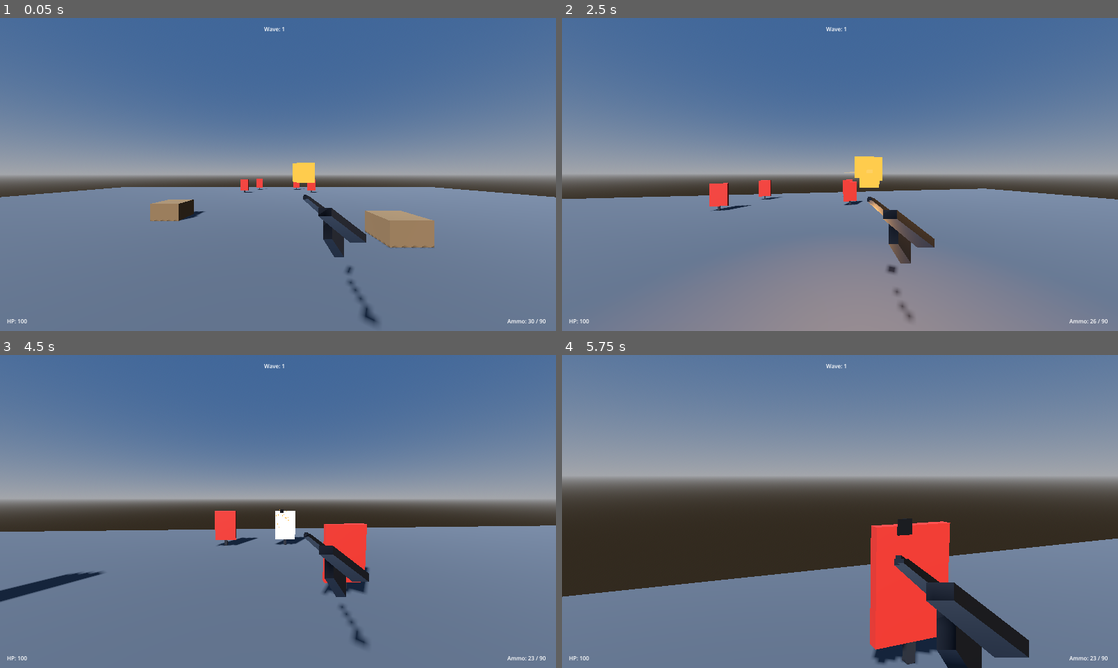
Above: before the commit, frames 1-4 (two rows, left to right).
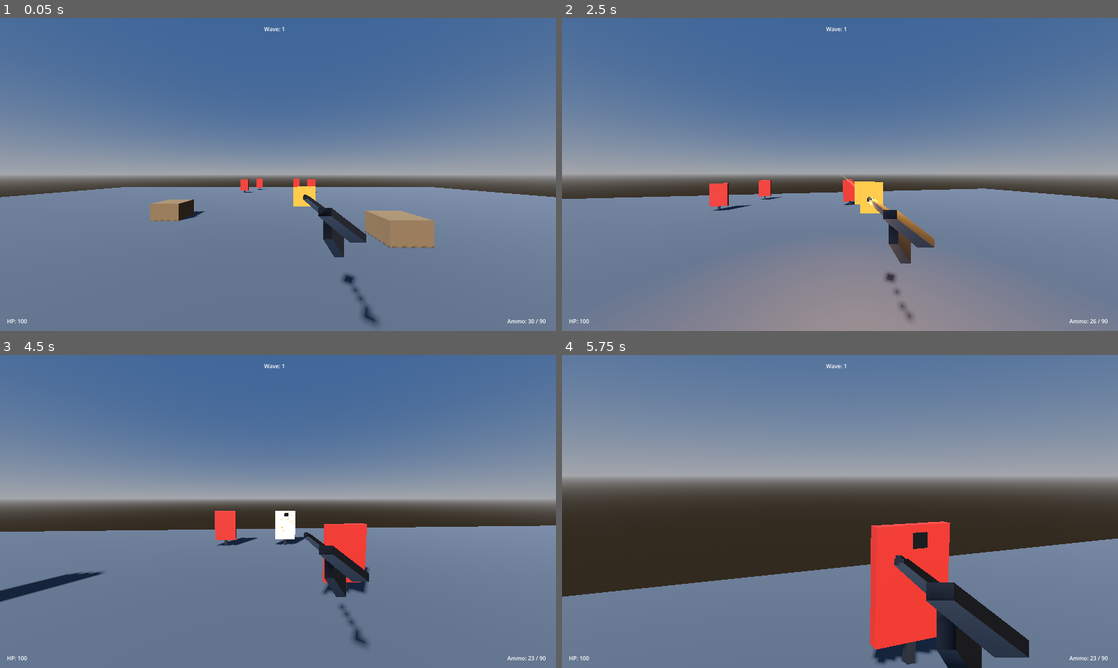
Above: after the commit, the same moments.

Repository: jou3706/last-loop
Game: Godot game, scene res://scenes/main.tscn
The game is run twice, just before and just after one commit, with the same random seed, the same clock (stepped at 60 frames per second) and the same inputs.
Inputs (mouse positions are in pixels of both pictures, inside the frame that each line leads up to):
- Up to frame 1 (0.05 s): no input
- Up to frame 2 (2.5 s): move the mouse to (867, 174) at 0.52 s; hold Right mouse button (aim) 0.53-1.28 s; hold W (move_forward) from 0.53 s (still down); tap Space (jump) at 0.77, 1.52 s; move the mouse to (812, 174) at 1.27 s; right-click (812, 174) at 1.35 s; move the mouse to (851, 168) at 2.02 s; press the mouse at (851, 168) at 2.03 s; right-click (851, 168) at 2.3 s
- Up to frame 3 (4.5 s): keep holding W (move_forward); move the mouse to (272, 517) at 2.77 s; release the mouse at (272, 517) at 2.78 s; right-click (272, 517) at 2.85 s; tap Space (jump) at 3.02, 3.77 s; move the mouse to (316, 514) at 3.52 s; hold Right mouse button (aim) 3.53-4.28 s; move the mouse to (233, 508) at 4.27 s; click (233, 508) at 4.35 s
- Up to frame 4 (5.75 s): keep holding W (move_forward); tap Space (jump) at 4.52 s; right-click (795, 508) at 4.55 s; move the mouse to (845, 511) at 5.02 s; hold Right mouse button (aim) from 5.03 s (still down)

The runs differ from the first frame. In frame 1, 0.5% of the frame differs, in the area x 52-64%, y 46-85%; in frame 2, 1.4%, in the area x 50-67%, y 44-85%; in frame 3, less than 0.1%; in frame 4, 0.3%.

Commit message:
refine: muzzle-aligned fire origin, sprint FOV kick, crouch ceiling guard

Diff:
--- a/scenes/player.tscn
+++ b/scenes/player.tscn
@@ -53,8 +53,10 @@
 material_override = SubResource("MatWeapon")
 mesh = ExtResource("2")
 
-[node name="MuzzleFlash" type="GPUParticles3D" parent="Head/Camera3D/WeaponHolder"]
-transform = Transform3D(1, 0, 0, 0, 1, 0, 0, 0, 1, 0, 0.18, -0.62)
+[node name="Muzzle" type="Marker3D" parent="Head/Camera3D/WeaponHolder"]
+transform = Transform3D(1, 0, 0, 0, 1, 0, 0, 0, 1, 0, 0, -0.6)
+
+[node name="MuzzleFlash" type="GPUParticles3D" parent="Head/Camera3D/WeaponHolder/Muzzle"]
 amount = 6
 one_shot = true
 explosiveness = 1.0
@@ -63,12 +65,11 @@
 process_material = SubResource("PPM_muzzle")
 draw_pass_1 = SubResource("Quad_flash")
 
-[node name="MuzzleLight" type="OmniLight3D" parent="Head/Camera3D/WeaponHolder"]
-transform = Transform3D(1, 0, 0, 0, 1, 0, 0, 0, 1, 0, 0.18, -0.62)
+[node name="MuzzleLight" type="OmniLight3D" parent="Head/Camera3D/WeaponHolder/Muzzle"]
 light_color = Color(1, 0.7, 0.3, 1)
 light_energy = 0.0
 omni_range = 4.0
 
-[node name="RayCast3D" type="RayCast3D" parent="Head/Camera3D"]
+[node name="RayCast3D" type="RayCast3D" parent="Head/Camera3D/WeaponHolder/Muzzle"]
 target_position = Vector3(0, 0, -200)
 collision_mask = 5
--- a/scripts/player.gd
+++ b/scripts/player.gd
@@ -28,10 +28,14 @@
 @export var crouch_height := 1.0
 @export var crouch_transition_speed := 10.0
 
+@export_category("Sprint FOV")
+@export var sprint_fov := 100.0
+
 @export_category("Weapon")
 @export var fire_rate := 8.0  # RPS
 @export var damage := 24
 @export var range := 200.0
+@export var ray_zero_parallax := 20.0
 @export var mag_size := 30
 @export var reserve_ammo := 90
 @export var reload_time := 1.6
@@ -42,9 +46,10 @@
 @onready var head: Node3D = $Head
 @onready var camera: Camera3D = $Head/Camera3D
 @onready var weapon_holder: Node3D = $Head/Camera3D/WeaponHolder
-@onready var raycast: RayCast3D = $Head/Camera3D/RayCast3D
-@onready var muzzle_flash: GPUParticles3D = $Head/Camera3D/WeaponHolder/MuzzleFlash
-@onready var muzzle_light: OmniLight3D = $Head/Camera3D/WeaponHolder/MuzzleLight
+@onready var muzzle: Marker3D = $Head/Camera3D/WeaponHolder/Muzzle
+@onready var raycast: RayCast3D = $Head/Camera3D/WeaponHolder/Muzzle/RayCast3D
+@onready var muzzle_flash: GPUParticles3D = $Head/Camera3D/WeaponHolder/Muzzle/MuzzleFlash
+@onready var muzzle_light: OmniLight3D = $Head/Camera3D/WeaponHolder/Muzzle/MuzzleLight
 @onready var collision_shape: CollisionShape3D = $CollisionShape3D
 
 const ImpactScene := preload("res://scenes/fx/impact.tscn")
@@ -67,11 +72,15 @@
 	camera.fov = hip_fov
 	_current_mag = mag_size
 	_current_reserve = reserve_ammo
-	raycast.target_position = Vector3(0, 0, -range)
+	_align_muzzle_ray()
 	raycast.collision_mask = 1 | 4
 	Input.mouse_mode = Input.MOUSE_MODE_CAPTURED
 	get_window().grab_focus()
 	print("[player] ready - script loaded, mouse captured")
+
+func _align_muzzle_ray() -> void:
+	var aim_point := camera.global_position - camera.global_transform.basis.z * ray_zero_parallax
+	raycast.target_position = raycast.to_local(aim_point).normalized() * range
 func _notification(what: int) -> void:
 	if what == NOTIFICATION_APPLICATION_FOCUS_IN or what == NOTIFICATION_WM_WINDOW_FOCUS_IN:
 		Input.mouse_mode = Input.MOUSE_MODE_CAPTURED
@@ -105,9 +114,10 @@
 	else:
 		velocity.y -= gravity * delta
 
-	var base_speed := sprint_speed if Input.is_action_pressed("sprint") and not _crouching else walk_speed
+	var input_dir := Input.get_vector("move_left", "move_right", "move_forward", "move_back")
+	var sprinting := not _crouching and Input.is_action_pressed("sprint") and input_dir != Vector2.ZERO
+	var base_speed := sprint_speed if sprinting else walk_speed
 	var speed := crouch_speed if _crouching else (ads_walk_speed if _ads_active else base_speed)
-	var input_dir := Input.get_vector("move_left", "move_right", "move_forward", "move_back")
 	var direction := (transform.basis * Vector3(input_dir.x, 0.0, input_dir.y)).normalized()
 
 	if direction:
@@ -119,7 +129,7 @@
 
 	move_and_slide()
 
-	var target_fov := ads_fov if _ads_active else hip_fov
+	var target_fov := ads_fov if _ads_active else (sprint_fov if sprinting else hip_fov)
 	camera.fov = lerpf(camera.fov, target_fov, ads_transition_speed * delta)
 
 	_update_bob(delta, input_dir, speed)
@@ -141,7 +151,7 @@
 
 func _fire() -> void:
 	_current_mag -= 1
-	var start := muzzle_flash.global_position
+	var start := muzzle.global_position
 	var end := raycast.to_global(raycast.target_position)
 	if raycast and raycast.is_colliding():
 		end = raycast.get_collision_point()
@@ -160,8 +170,16 @@
 	_can_fire = false
 	get_tree().create_timer(1.0 / max(fire_rate, 0.01), false).timeout.connect(_reset_fire, CONNECT_ONE_SHOT)
 
+func _can_stand() -> bool:
+	var space := get_world_3d().direct_space_state
+	var q := PhysicsRayQueryParameters3D.create(head.global_position, head.global_position + Vector3.UP * 1.2, 1)
+	return space.intersect_ray(q).is_empty()
+
 func _update_crouch(delta: float) -> void:
-	_crouching = Input.is_action_pressed("crouch") and is_on_floor()
+	var want_crouch := Input.is_action_pressed("crouch")
+	if not want_crouch and not _can_stand():
+		want_crouch = true
+	_crouching = want_crouch and is_on_floor()
 	var ratio := crouch_height / 1.8
 	var target_head_y := _base_head_pos.y * ratio if _crouching else _base_head_pos.y
 	head.position.y = lerpf(head.position.y, target_head_y, crouch_transition_speed * delta)
